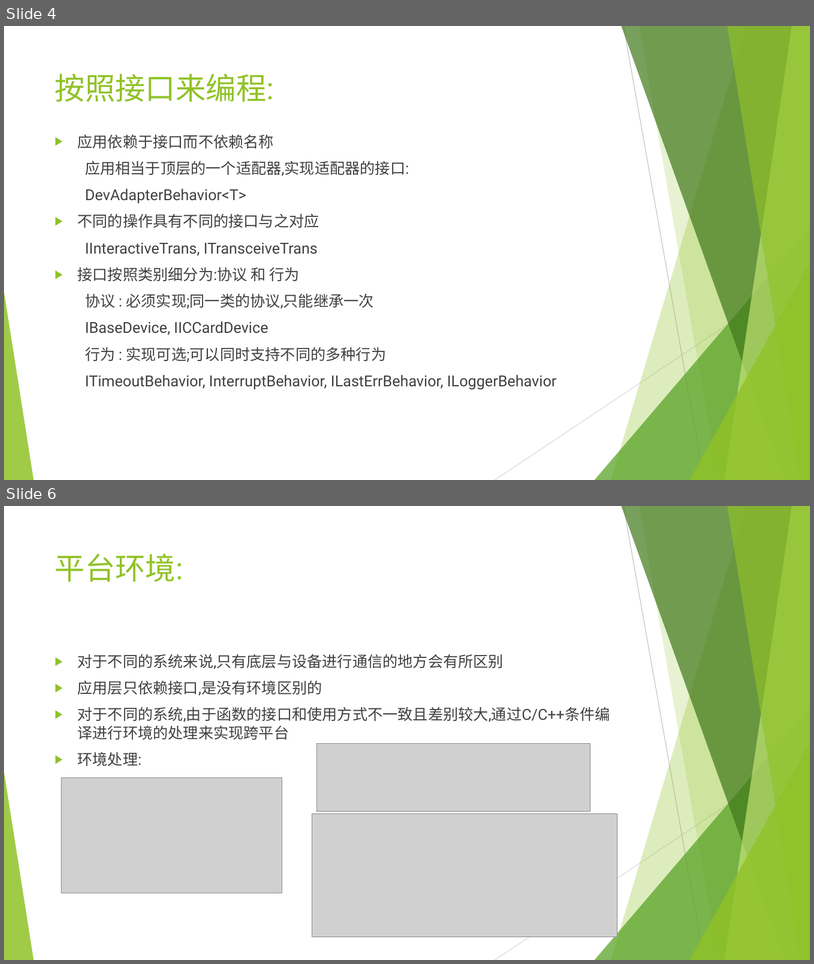
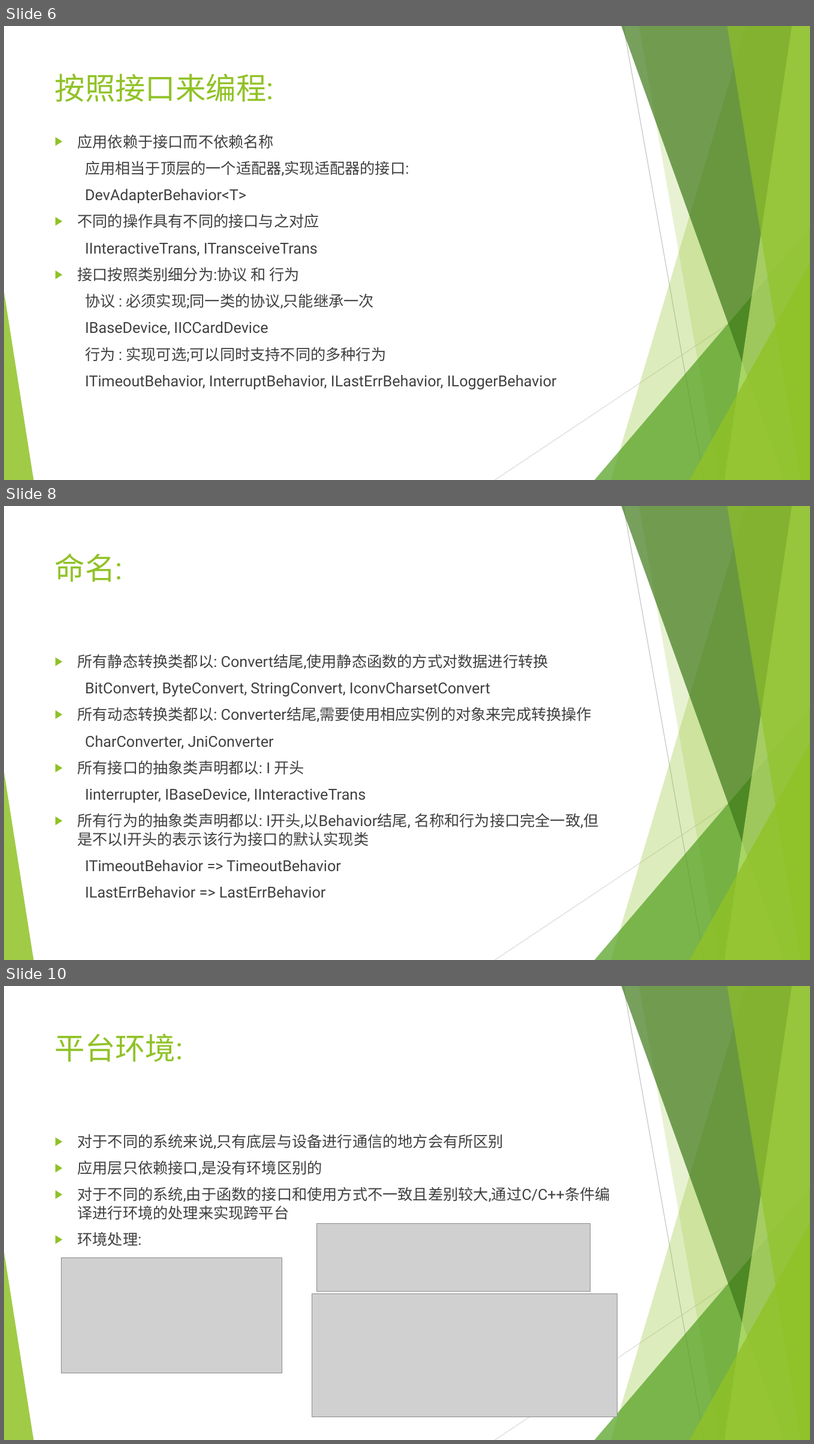
Before and after one commit to Zhyioo/libzhouyb, a slide deck: zhou_yb/about/PPT/第3章 框架结构.pptx. Shown one above the other, each under a label of ours: slides 4 and 6 before the commit, slides 6, 8 and 10 after it; the slides between them are not shown. The pictures are 814x964 and 814x1444 pixels, drawn with LibreOffice and Linux fonts; fonts in the diff are those of the drawing; grey boxes stand for pictures. Boxes give left, top, right and bottom in pixels: in the first picture for what was removed or moved away, otherwise in the second. Text is boxed around its words. In the diff, an @@ line names an element or a change of style, - is before the commit and + after.

```diff
--- a/zhou_yb/about/PPT/第3章 框架结构.pptx
+++ b/zhou_yb/about/PPT/第3章 框架结构.pptx
@@ slide 8 added at box(4, 506, 810, 960), background #FFFFFF; not listed: 10 template elements that a slide beside it also shows @@
@@ title added at box(55, 553, 123, 582), 36 pt, text #90C226 @@
+命名:
@@ text added at box(78, 654, 599, 898), 18 pt, text #404040 @@
+▶ 所有静态转换类都以: Convert结尾,使用静态函数的方式对数据进行转换
+BitConvert, ByteConvert, StringConvert, IconvCharsetConvert
+▶ 所有动态转换类都以: Converter结尾,需要使用相应实例的对象来完成转换操作
+CharConverter, JniConverter
+▶ 所有接口的抽象类声明都以: I 开头
+Iinterrupter, IBaseDevice, IInteractiveTrans
+▶ 所有行为的抽象类声明都以: I开头,以Behavior结尾, 名称和行为接口完全一致,但是不以I开头的表示该行为接口的默认实现类
+ITimeoutBehavior => TimeoutBehavior
+ILastErrBehavior => LastErrBehavior
@@ what was slide 4 is now slide 6 @@
@@ what was slide 6 is now slide 10 @@
```
Also in this commit, not shown: 2 slides changed, 3 other slides added, 2 other files.
